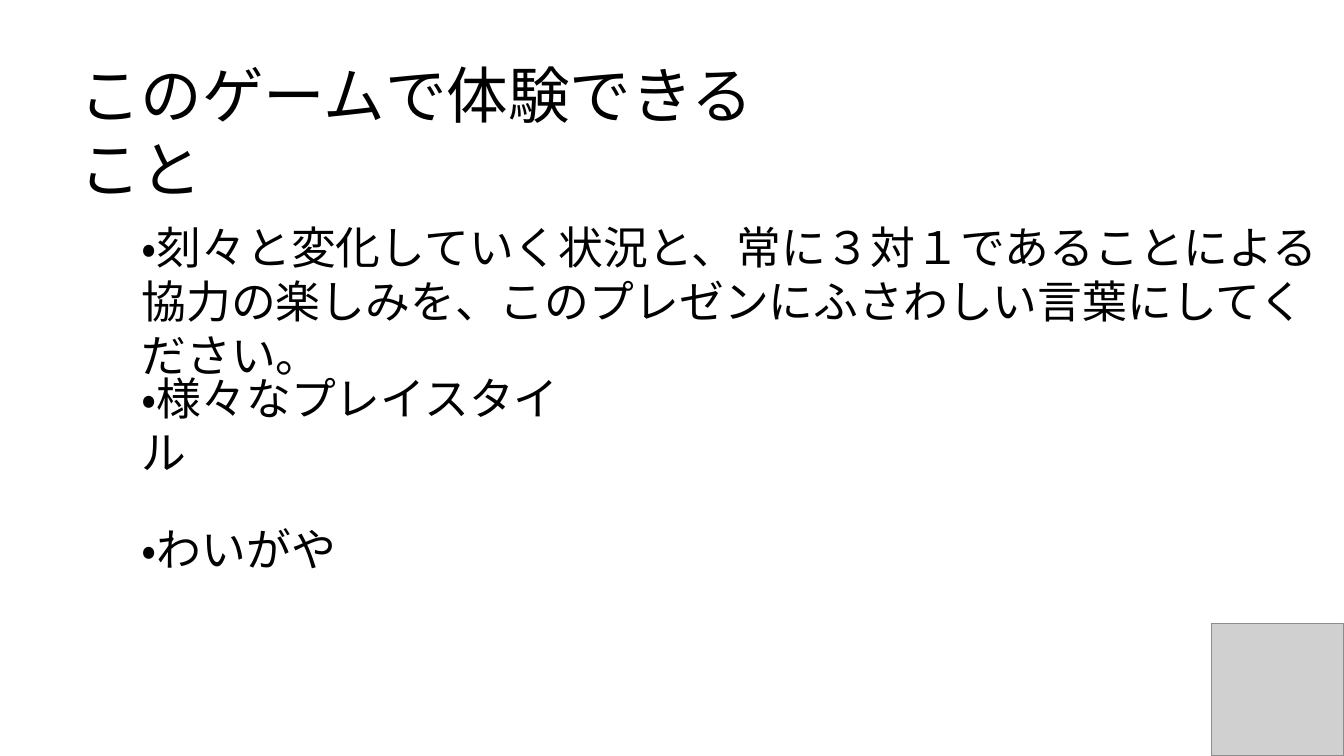
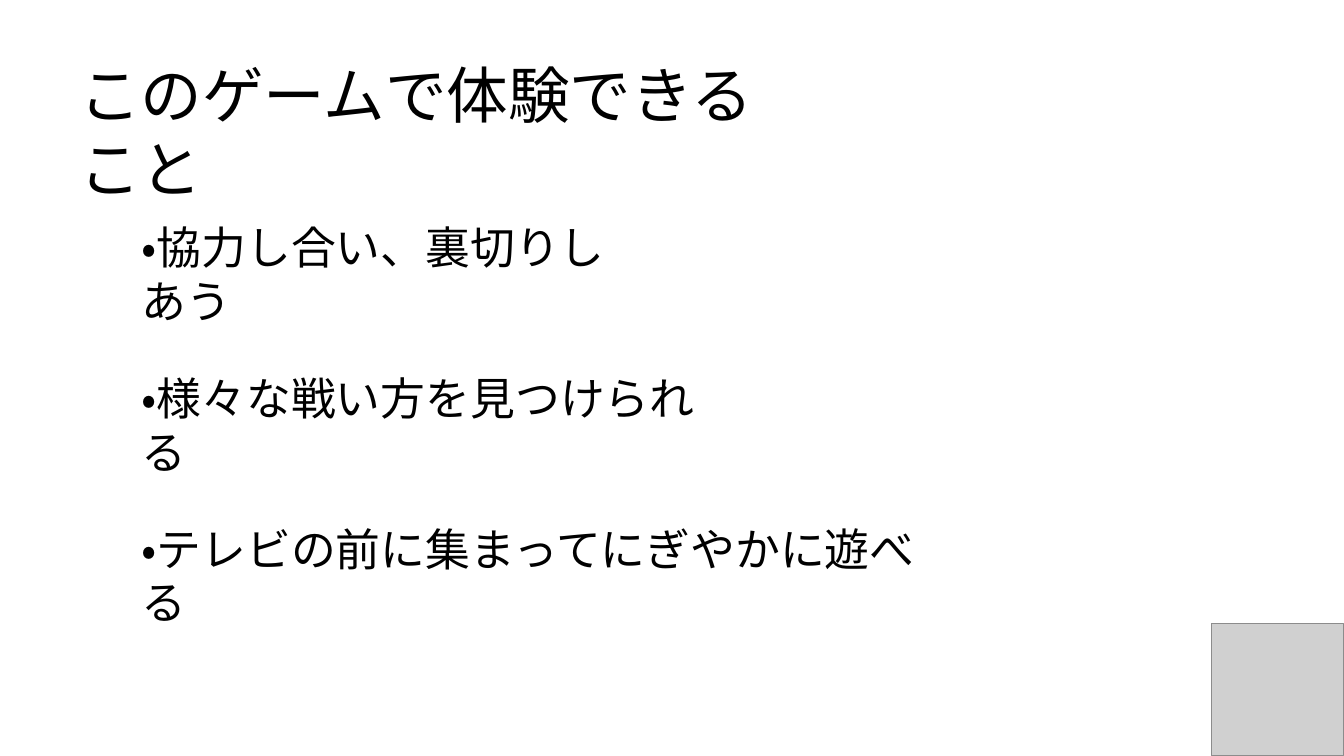
Before and after one commit to CaseStudyG18/master, a slide deck: slide 12 of G18_プレゼン用PWP.pptx. Drawn at 1344x756 pixels with LibreOffice and Linux fonts; fonts in the diff are those of the drawing; grey boxes stand for pictures. Boxes give left, top, right and bottom in pixels: in the first picture for what was removed or moved away, otherwise in the second. Text is boxed around its words. In the diff, an @@ line names an element or a change of style, - is before the commit and + after.

Commit message:
プレゼン用パワポ＿セリフサンプル

```diff
--- a/G18_プレゼン用PWP.pptx
+++ b/G18_プレゼン用PWP.pptx
@@ text at <box>141,226,604,320</box>: text changed @@
-・刻々と変化していく状況と、常に３対１であることによる
-協力の楽しみを、このプレゼンにふさわしい言葉にしてください。
+・協力し合い、裏切りしあう
@@ text at <box>141,377,694,419</box>: text changed @@
-・様々なプレイスタイル
+・様々な戦い方を見つけられる
@@ text at <box>141,528,914,570</box>: text changed @@
-・わいがや
+・テレビの前に集まってにぎやかに遊べる
```
Also in this commit, not shown: 1 other slide changed, 2 other files.
